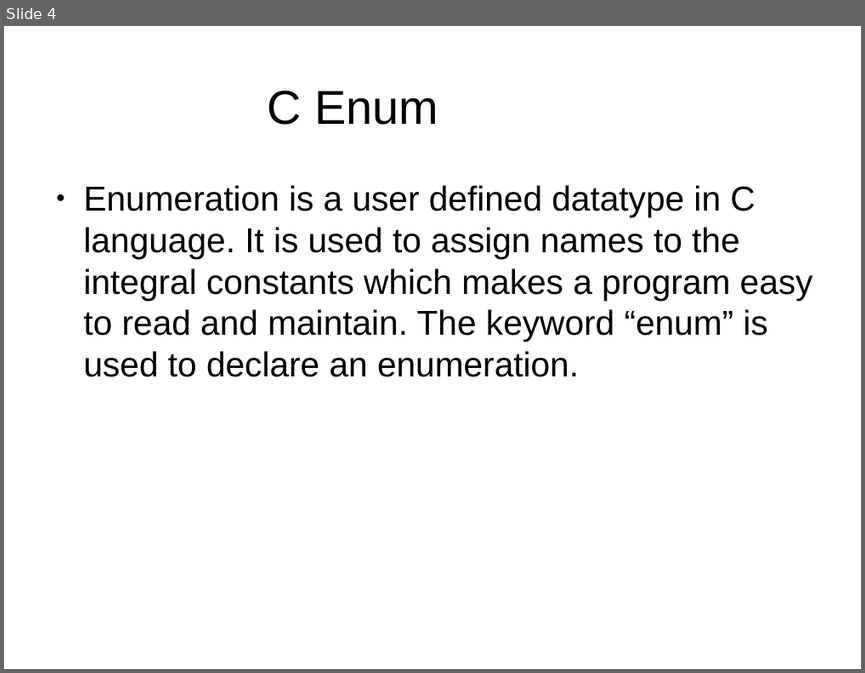
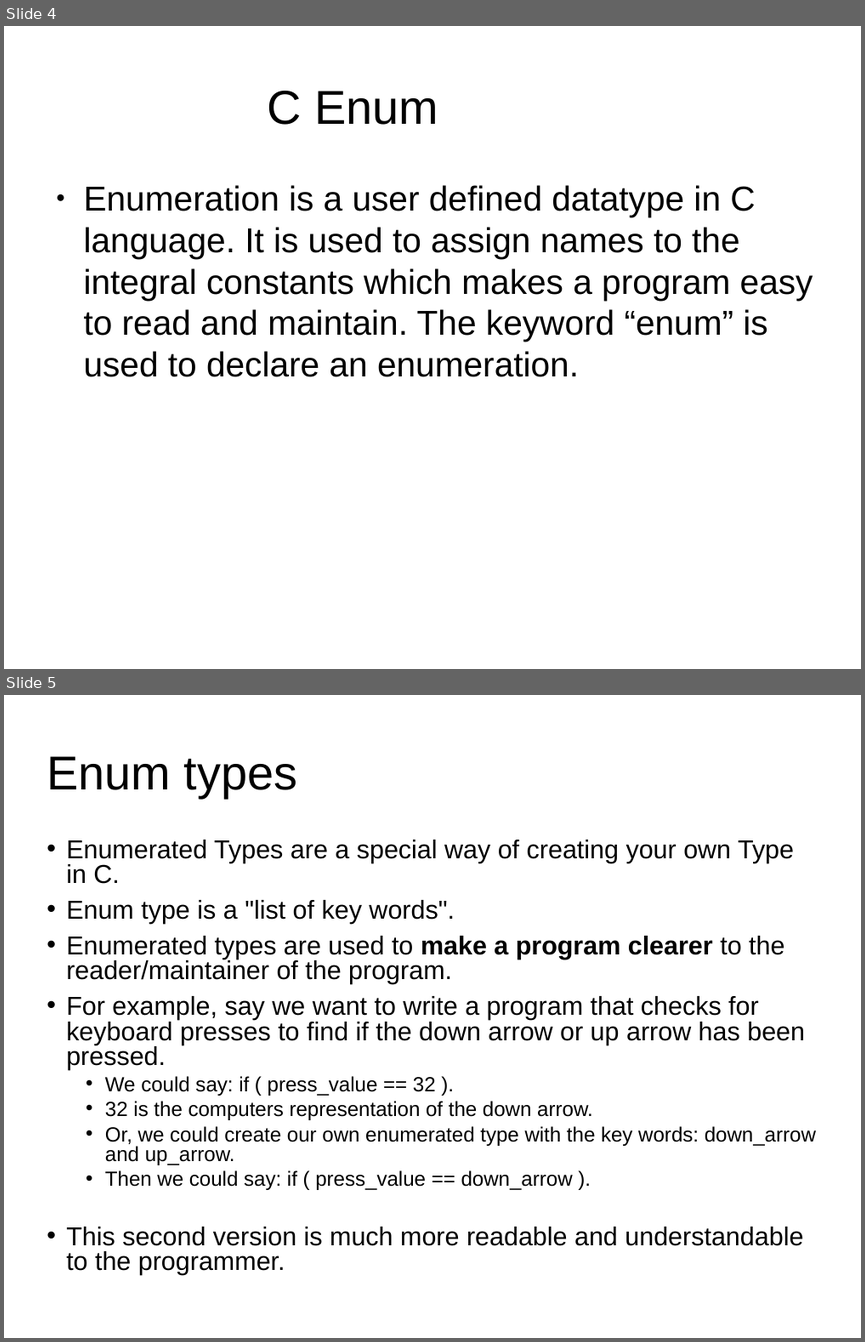
Before and after one commit to MandeepSinghey/c_online_learnings, a slide deck: c_c++_learnings.pptx. Shown one above the other, each under a label of ours: slide 4 before the commit, slides 4 and 5 after it. The pictures are 865x673 and 865x1342 pixels, drawn with LibreOffice and Linux fonts; fonts in the diff are those of the drawing; background and template pictures are left out. Boxes give left, top, right and bottom in pixels: in the first picture for what was removed or moved away, otherwise in the second. Text is boxed around its words. In the diff, an @@ line names an element or a change of style, - is before the commit and + after.

Commit message:
Added enum documentation and enum complete

```diff
--- a/c_c++_learnings.pptx
+++ b/c_c++_learnings.pptx
@@ slide 5 added at <box>4,695,861,1338</box>, background picture (left out) @@
@@ title added at <box>46,756,297,798</box>, 44 pt, text #000000 @@
+Enum types
@@ text added at <box>66,839,816,1275</box>, 24 pt, text #000000 @@
+• Enumerated Types are a special way of creating your own Type in C.
+• Enum type is a "list of key words".
+• Enumerated types are used to make a program clearer to the reader/maintainer of the program.
+• For example, say we want to write a program that checks for keyboard presses to find if the down arrow or up arrow has been pressed.
+  • We could say: if ( press_value == 32 ).
+  • 32 is the computers representation of the down arrow.
+  • Or, we could create our own enumerated type with the key words: down_arrow and up_arrow.
+  • Then we could say: if ( press_value == down_arrow ).
+• This second version is much more readable and understandable to the programmer.
```
Also in this commit, not shown: 1 slide changed, 9 other slides added.
